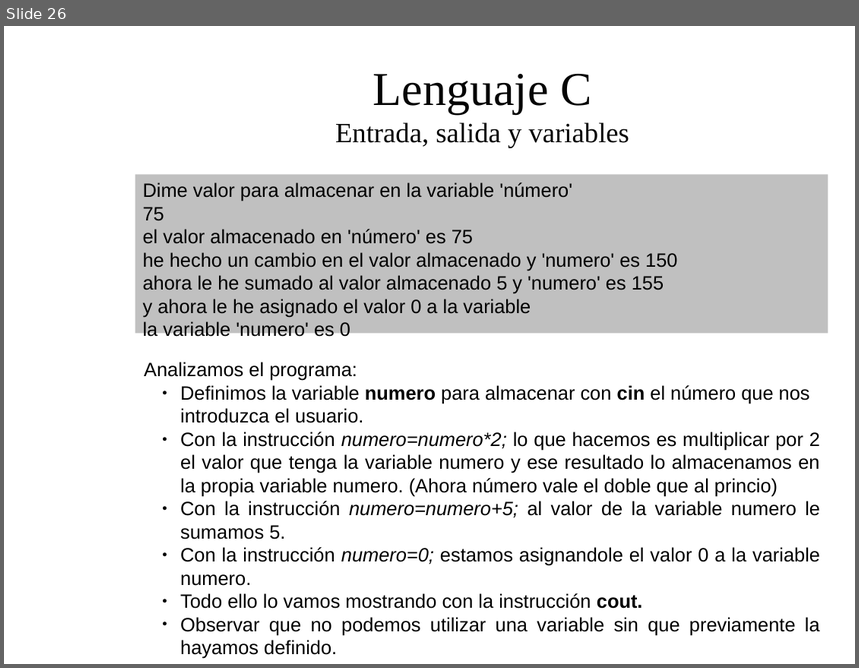
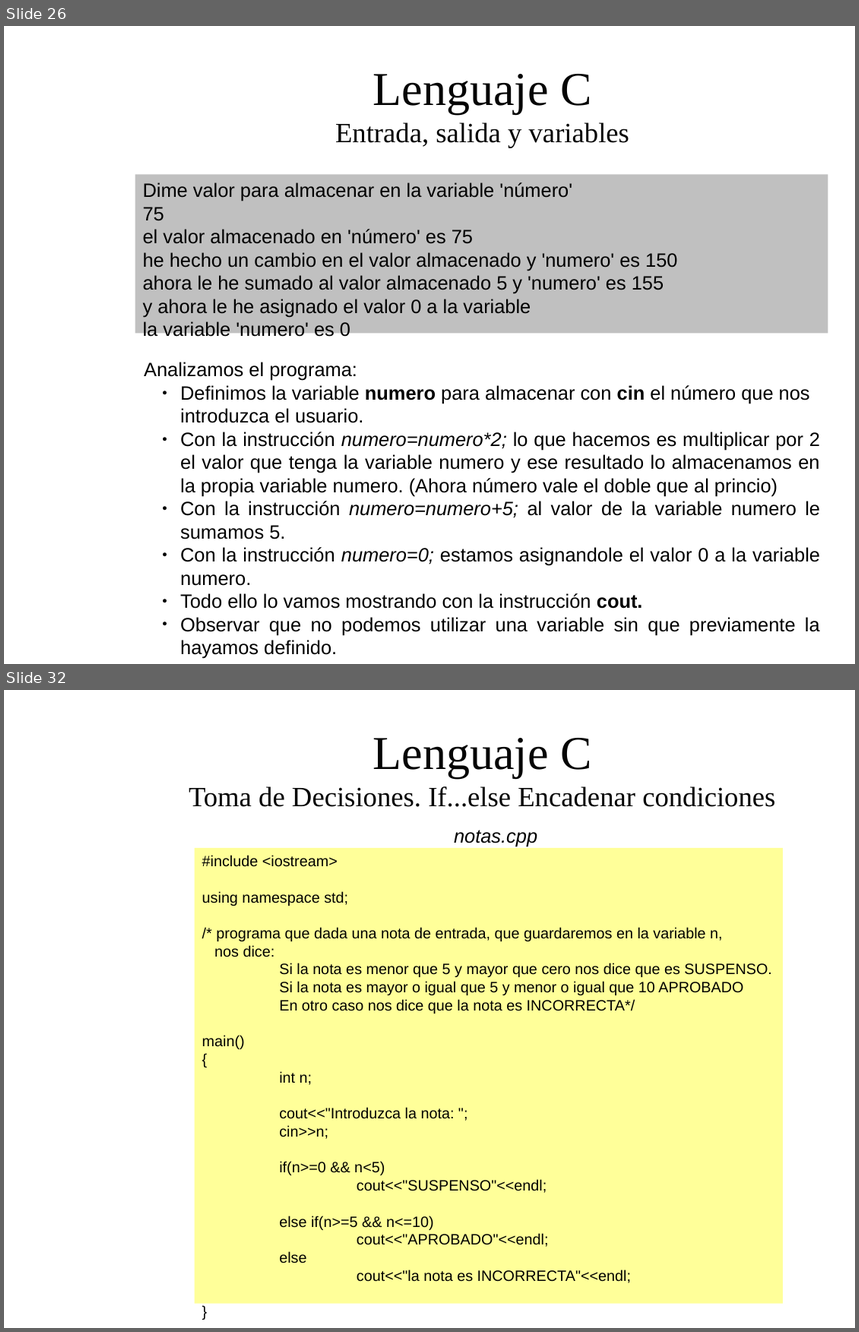
Before and after one commit to dolpo04/2bach, a slide deck: unidades/01_introduccion_a_la_programacion/presentacion/Tema1: Introduccion a la programacion.odp. Shown one above the other, each under a label of ours: slide 26 before the commit, slides 26 and 32 after it; the slides between them are not shown. The pictures are 859x668 and 859x1332 pixels, drawn with LibreOffice and Linux fonts; fonts in the diff are those of the drawing; background and template pictures are left out. Boxes give left, top, right and bottom in pixels: in the first picture for what was removed or moved away, otherwise in the second. Text is boxed around its words. In the diff, an @@ line names an element or a change of style, - is before the commit and + after.

```diff
--- a/unidades/01_introduccion_a_la_programacion/presentacion/Tema1: Introduccion a la programacion.odp
+++ b/unidades/01_introduccion_a_la_programacion/presentacion/Tema1: Introduccion a la programacion.odp
@@ slide 32 added at <box>4,690,855,1328</box>, background picture (left out) @@
@@ title added at <box>189,738,775,807</box>, 26 pt, text #050505 @@
+Lenguaje C
+Toma de Decisiones. If...else Encadenar condiciones
@@ rectangle added at <box>195,848,783,1304</box>, fill #FFFF99, 14 pt, text #000000 @@
+#include <iostream>
+using namespace std;
+/* programa que dada una nota de entrada, que guardaremos en la variable n,
+nos dice:
+Si la nota es menor que 5 y mayor que cero nos dice que es SUSPENSO.
+Si la nota es mayor o igual que 5 y menor o igual que 10 APROBADO
+En otro caso nos dice que la nota es INCORRECTA*/
+main()
+{
+int n;
+cout<<"Introduzca la nota: ";
+cin>>n;
+if(n>=0 && n<5)
+cout<<"SUSPENSO"<<endl;
+else if(n>=5 && n<=10)
+cout<<"APROBADO"<<endl;
+else
+cout<<"la nota es INCORRECTA"<<endl;
+}
@@ text added at <box>454,830,538,847</box>, 18 pt, text #000000, italic @@
+notas.cpp
```
Also in this commit, not shown: 2 slides changed, 8 other slides added, 9 other files.
